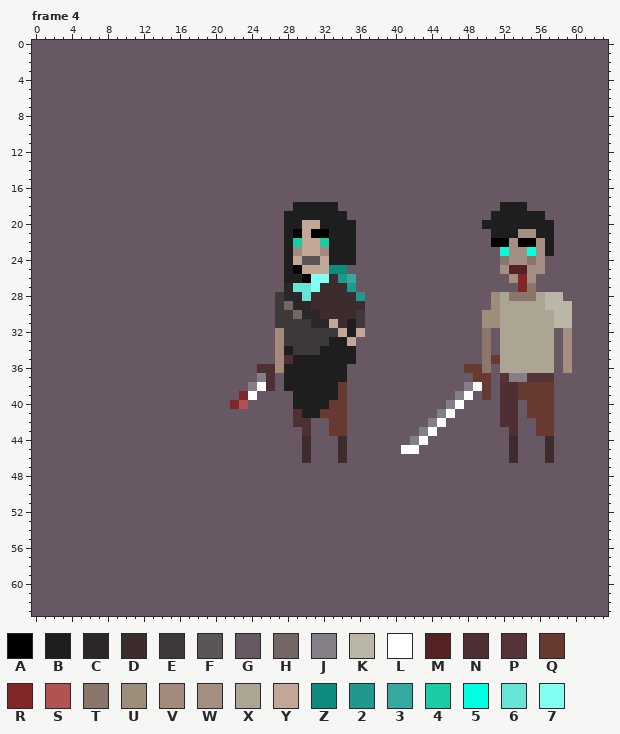
File history of a pixel-art file, assets/aseprite/experiments/human_experiments.aseprite. The first picture shows the starting point.
64x64 pixels, 6 frames. Colours within 5 levels of each other are drawn and written as one. Shown: frame 4. The commit also changed other frames, which this record leaves out.
Palette (. is transparent): A #000000  B #1e1e1e  C #2b2728  D #3d2c2e  E #3d3939  F #5b5656  G #685863  H #756666  J #847e87  K #bab6a8  L #ffffff  M #562323  N #4e2f33  P #563239  Q #663931  R #822727  S #b15353  T #8a766a  U #9c8e7a  V #a48a7c  W #a48f82  X #ada593  Y #c2a798  Z #0f8b7d  2 #1f998b  3 #35a9a1  4 #1acca5  5 #00ffe2  6 #68e4d6  7 #83fff1
After:
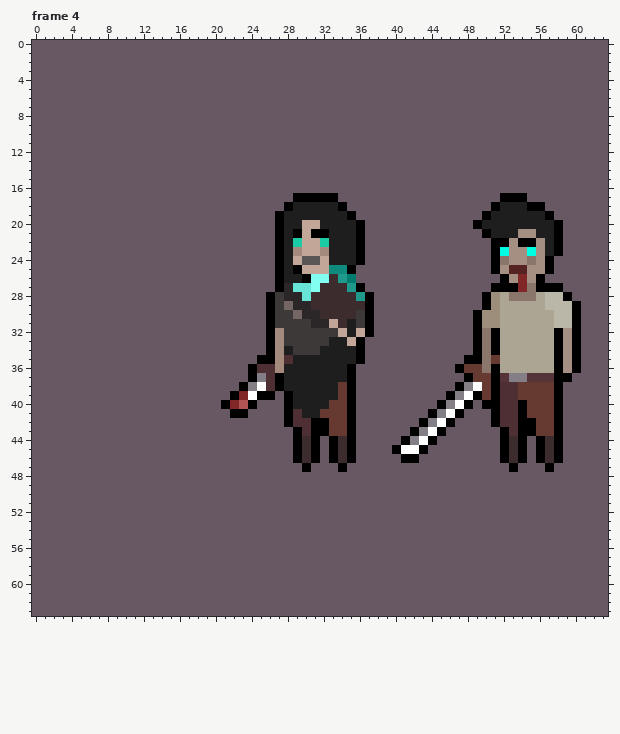
The exact change:
layer "bg/outline" now shown
colour 3: #35a9a1 -> #007c6e
Frame 4, layer "bg/outline":
y 17: x 29..33 GGGGG -> AAAAA; x 52..54 GGG -> AAA
y 18: x 28 G -> A; x 34 G -> A; x 51 G -> A; x 55..56 GG -> AA
y 19: x 27 G -> A; x 35 G -> A; x 50 G -> A; x 57 G -> A
y 20: x 27 G -> A; x 36 G -> A; x 49 G -> A; x 58 G -> A
y 21: x 27 G -> A; x 36 G -> A; x 50 G -> A; x 58 G -> A
y 22: x 27 G -> A; x 36 G -> A; x 58 G -> A
y 23: x 27 G -> A; x 36 G -> A; x 51 G -> A; x 58 G -> A
y 24: x 27 G -> A; x 36 G -> A; x 51 G -> A; x 57 G -> A
y 25: x 27 G -> A; x 35 G -> A; x 51 G -> A; x 57 G -> A
y 26: x 27 G -> A; x 52 G -> A; x 56 G -> A
y 27: x 27 G -> A; x 36 G -> A; x 51..53 GGG -> AAA; x 56..58 GGG -> AAA
y 28: x 26 G -> A; x 37 G -> A; x 50 G -> A; x 59 G -> A
y 29: x 26 G -> A; x 37 G -> A; x 50 G -> A; x 60 G -> A
y 30..31: x 26 G -> A; x 37 G -> A; x 49 G -> A; x 60 G -> A
y 32: x 26 G -> A; x 37 G -> A; x 49 G -> A; x 51 G -> A; x 58 G -> A; x 60 G -> A
y 33..34: x 26 G -> A; x 36 G -> A; x 49 G -> A; x 51 G -> A; x 58 G -> A; x 60 G -> A
y 35: x 25..26 GG -> AA; x 36 G -> A; x 48..49 GG -> AA; x 58 G -> A; x 60 G -> A
y 36: x 24 G -> A; x 35 G -> A; x 47 G -> A; x 51 G -> A; x 58 G -> A; x 60 G -> A
y 37: x 24 G -> A; x 27 G -> A; x 35 G -> A; x 48 G -> A; x 51 G -> A; x 58..59 GG -> AA
y 38: x 23 G -> A; x 27 G -> A; x 35 G -> A; x 47 G -> A; x 51 G -> A; x 58 G -> A
y 39: x 22 G -> A; x 25..26 GG -> AA; x 28 G -> A; x 35 G -> A; x 46 G -> A; x 49 G -> A; x 51 G -> A; x 58 G -> A
y 40: x 21 G -> A; x 24 G -> A; x 28 G -> A; x 35 G -> A; x 45 G -> A; x 48 G -> A; x 50..51 GG -> AA; x 54 G -> A; x 58 G -> A
y 41: x 22..23 GG -> AA; x 28 G -> A; x 35 G -> A; x 44 G -> A; x 47 G -> A; x 51 G -> A; x 54 G -> A; x 58 G -> A
y 42: x 28 G -> A; x 31..32 GG -> AA; x 35 G -> A; x 43 G -> A; x 46 G -> A; x 51 G -> A; x 54..55 GG -> AA; x 58 G -> A
y 43: x 29 G -> A; x 31..32 GG -> AA; x 35 G -> A; x 42 G -> A; x 45 G -> A; x 52 G -> A; x 54..55 GG -> AA; x 58 G -> A
y 44: x 29 G -> A; x 31 G -> A; x 33 G -> A; x 35 G -> A; x 41 G -> A; x 44 G -> A; x 52 G -> A; x 54 G -> A; x 56 G -> A; x 58 G -> A
y 45: x 29 G -> A; x 31 G -> A; x 33 G -> A; x 35 G -> A; x 40 G -> A; x 43 G -> A; x 52 G -> A; x 54 G -> A; x 56 G -> A; x 58 G -> A
y 46: x 29 G -> A; x 31 G -> A; x 33 G -> A; x 35 G -> A; x 41..42 GG -> AA; x 52 G -> A; x 54 G -> A; x 56 G -> A; x 58 G -> A
y 47: x 30 G -> A; x 34 G -> A; x 53 G -> A; x 57 G -> A
Changed places in both pictures, as pixel boxes (x1, y1, x2, y2):
changed: (221, 193, 374, 472)
changed: (392, 193, 581, 472)
